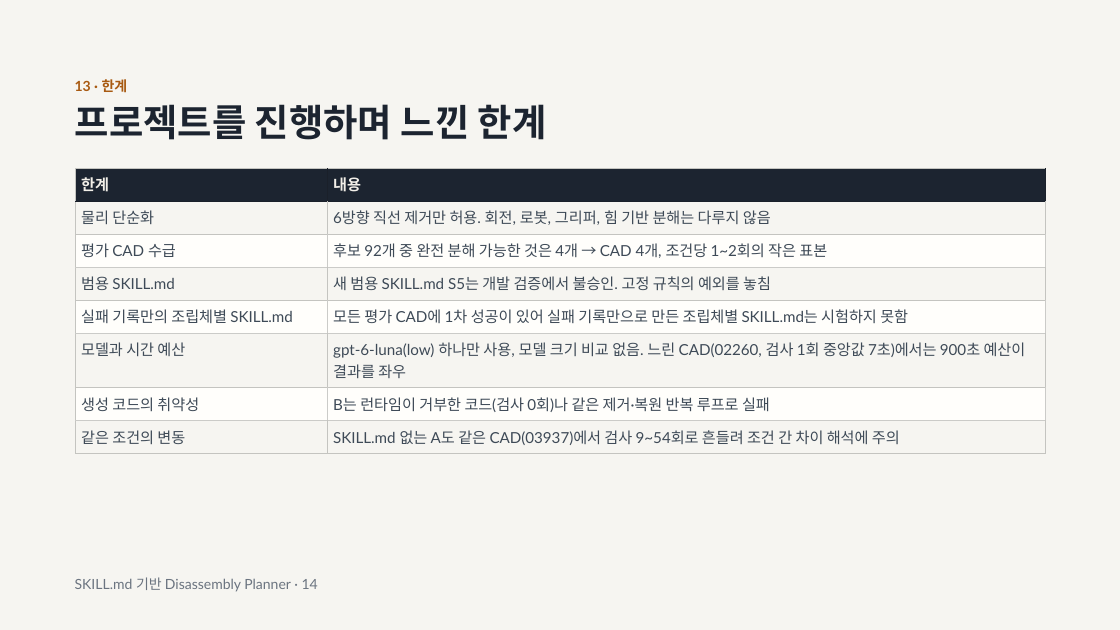
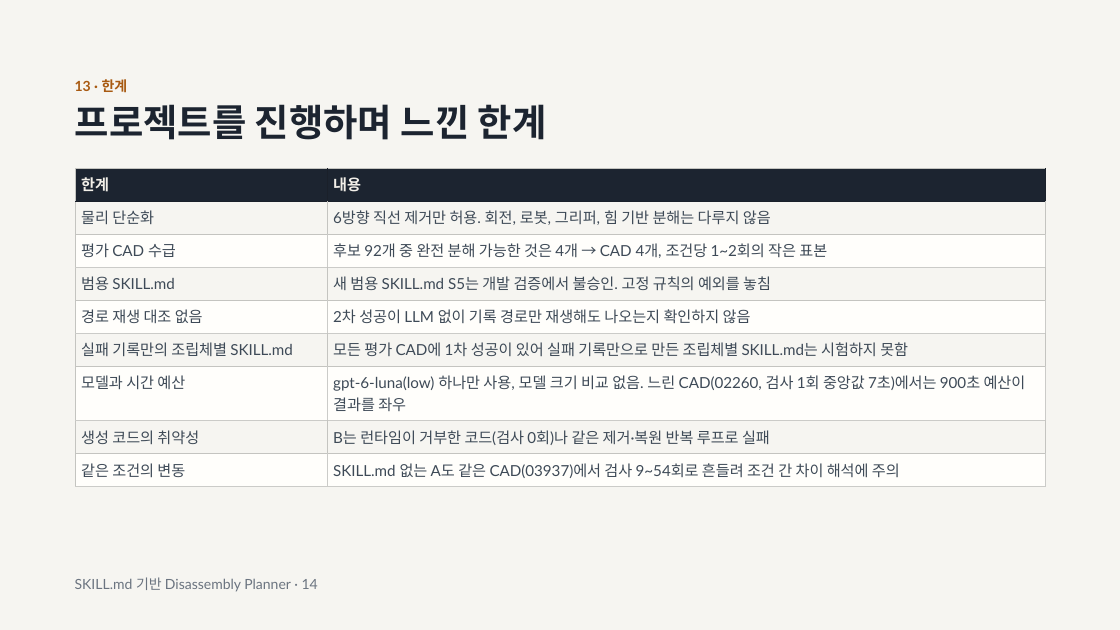
Before and after one commit to papuagigi/disassembly-planner-research, a slide deck: slide 14 of results/repair_v7_3/presentation/v7.3_발표자료.pptx. Drawn at 1120x630 pixels with LibreOffice and Linux fonts; fonts in the diff are those of the drawing. Boxes give left, top, right and bottom in pixels: in the first picture for what was removed or moved away, otherwise in the second. Text is boxed around its words. In the diff, an @@ line names an element or a change of style, - is before the commit and + after.

```diff
--- a/results/repair_v7_3/presentation/v7.3_발표자료.pptx
+++ b/results/repair_v7_3/presentation/v7.3_발표자료.pptx
@@ table at bbox=[76, 169, 1045, 487] @@
+row 5: 경로 재생 대조 없음 | 2차 성공이 LLM 없이 기록 경로만 재생해도 나오는지 확인하지 않음
```
Also in this commit, not shown: 9 other slides changed, 10 other files.
